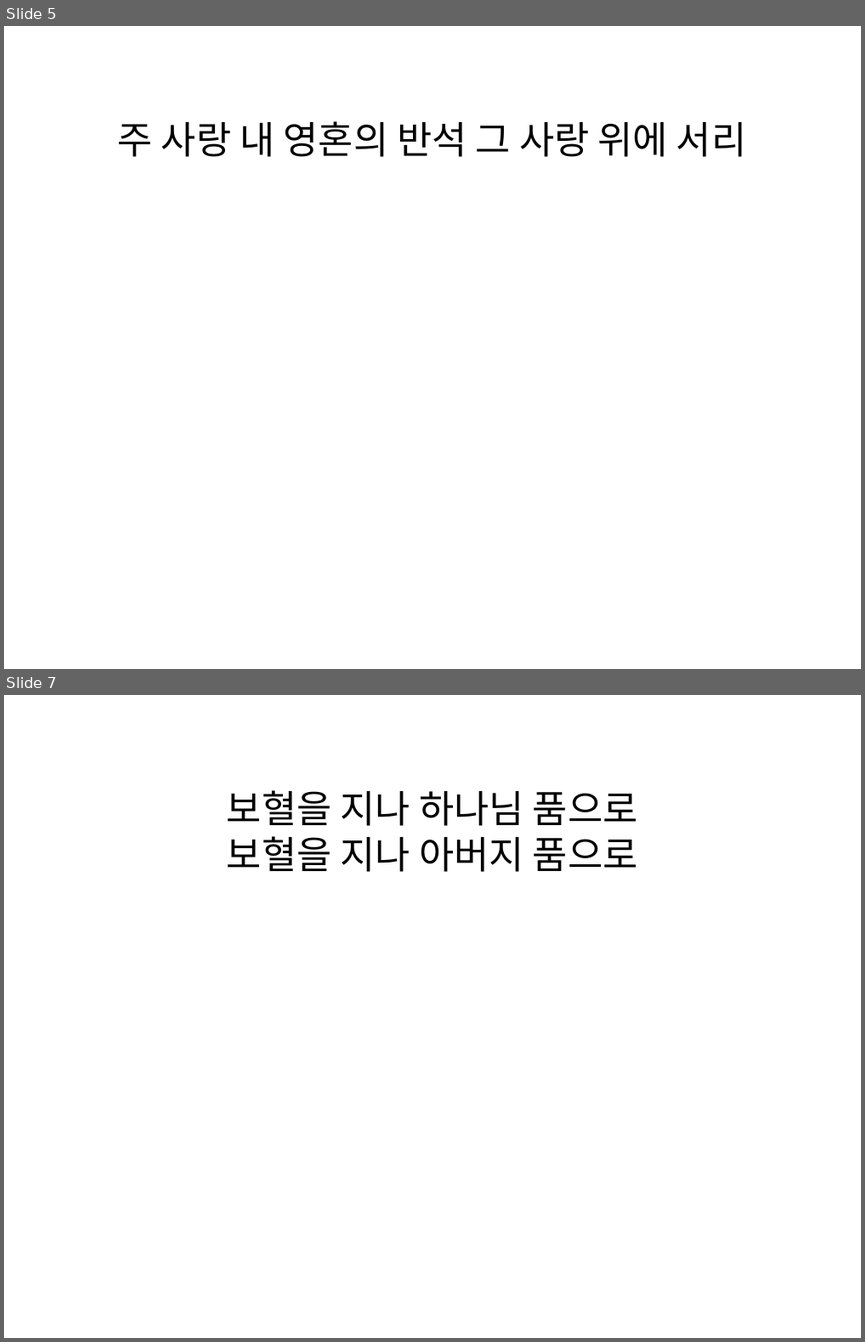
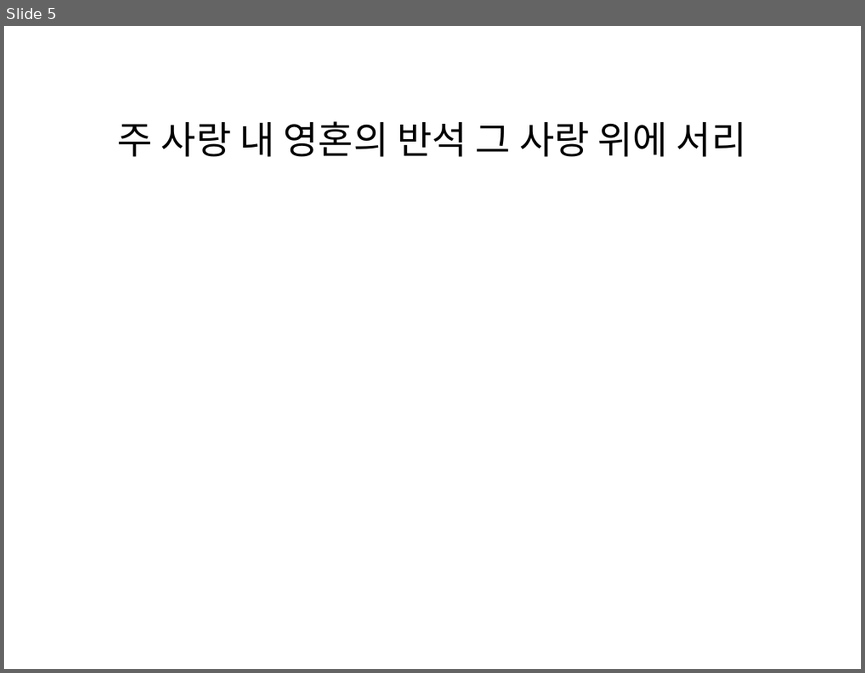
Before and after one commit to daeryuk/MusicSheetToPPT, a slide deck: static/output.pptx. Shown one above the other, each under a label of ours: slides 5 and 7 before the commit, slide 5 after it; the slides between them are not shown. The pictures are 865x1342 and 865x673 pixels, drawn with LibreOffice and Linux fonts; fonts in the diff are those of the drawing. Boxes give left, top, right and bottom in pixels: in the first picture for what was removed or moved away, otherwise in the second. Text is boxed around its words. In the diff, an @@ line names an element or a change of style, - is before the commit and + after.

```diff
--- a/static/output.pptx
+++ b/static/output.pptx
@@ slide 7 removed at (4, 695, 861, 1338), background #FFFFFF @@
@@ text removed at (227, 790, 638, 872) @@
-보혈을 지나 하나님 품으로
-보혈을 지나 아버지 품으로
```
Also in this commit, not shown: 4 other slides removed, 1 other file.
